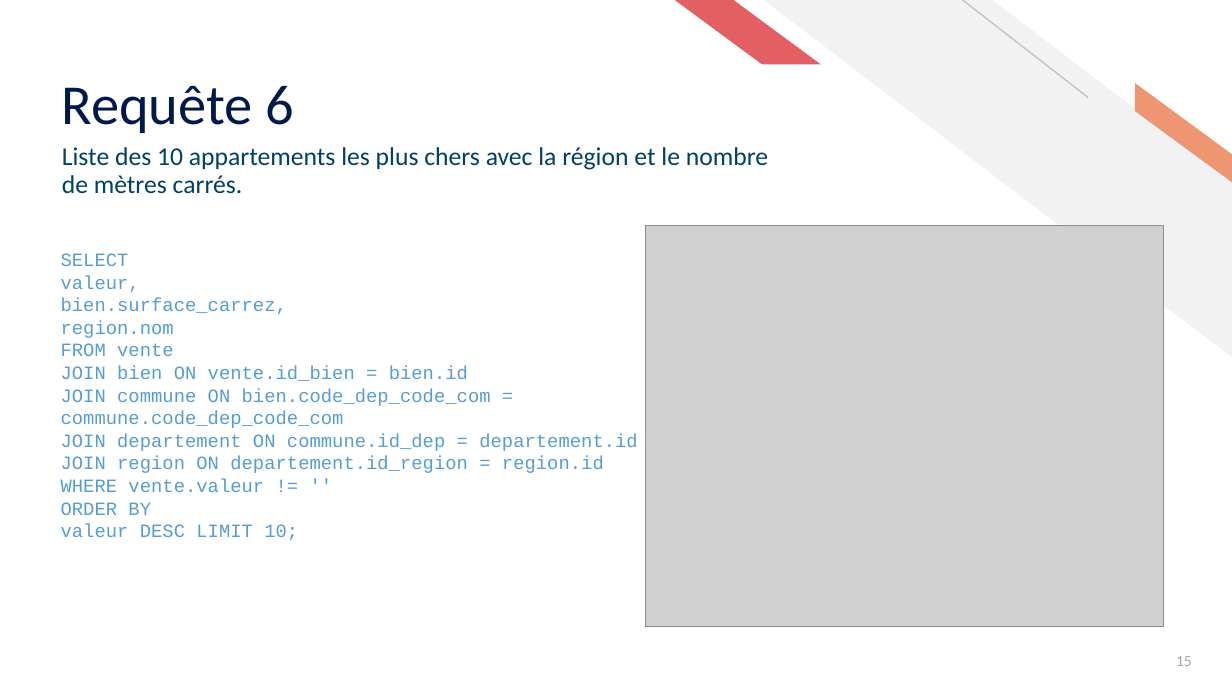
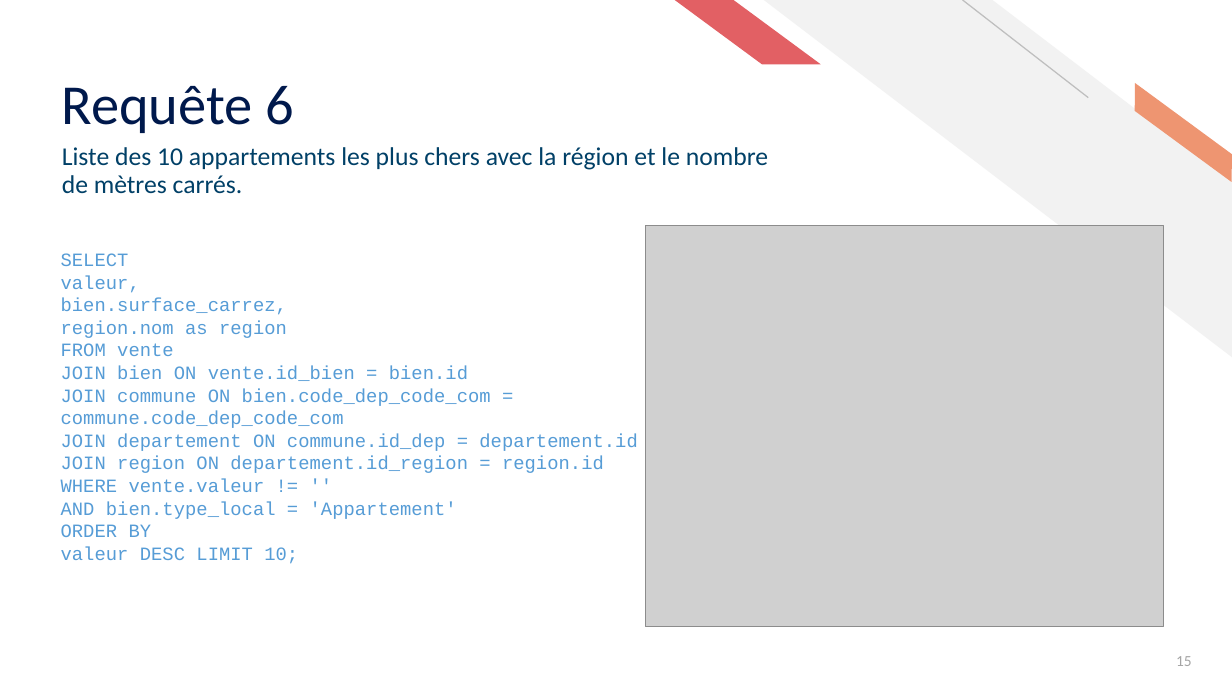
Before and after one commit to ziedbelhocine/Cours-OC, a slide deck: slide 15 of Data_Analyst/Projet_5/Belhocine_Zied_2_support_presentation_022026.pptx. Drawn at 1232x693 pixels with LibreOffice and Linux fonts; fonts in the diff are those of the drawing; grey boxes stand for pictures. Boxes give left, top, right and bottom in pixels: in the first picture for what was removed or moved away, otherwise in the second. Text is boxed around its words. In the diff, an @@ line names an element or a change of style, - is before the commit and + after.

```diff
--- a/Data_Analyst/Projet_5/Belhocine_Zied_2_support_presentation_022026.pptx
+++ b/Data_Analyst/Projet_5/Belhocine_Zied_2_support_presentation_022026.pptx
@@ text at (61, 321, 287, 338): text changed @@
-region.nom
+region.nom as region
@@ text at (61, 501, 457, 519): paragraph added @@
+AND bien.type_local = 'Appartement'
```
Also in this commit, not shown: 3 other slides changed, 1 other file.
